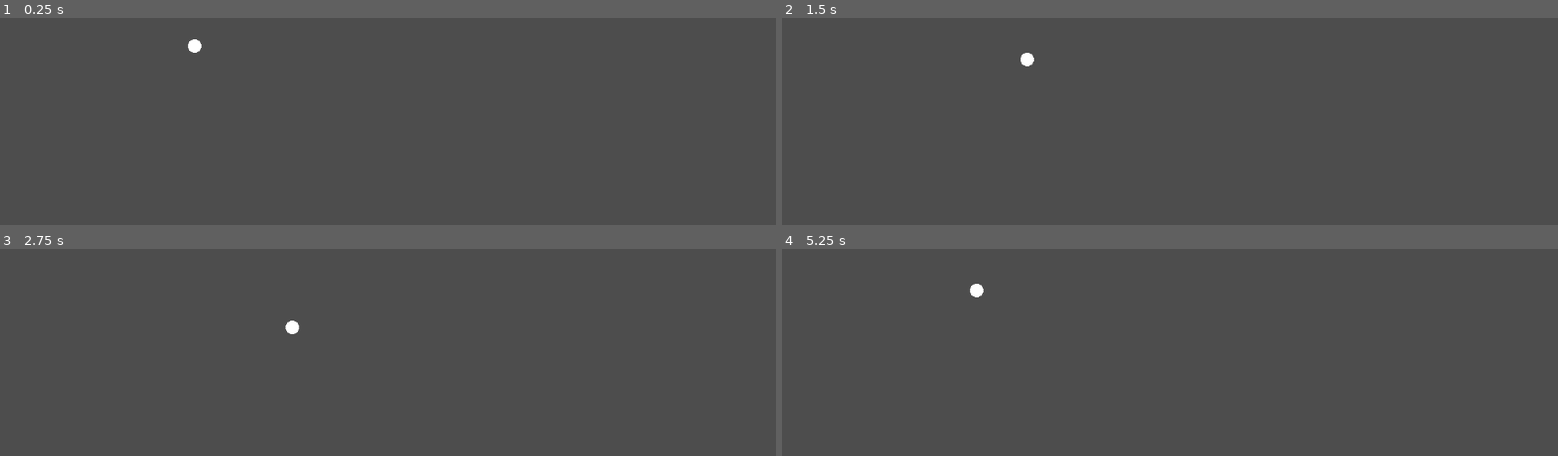
Above: before the commit, frames 1-4 (two rows, left to right).
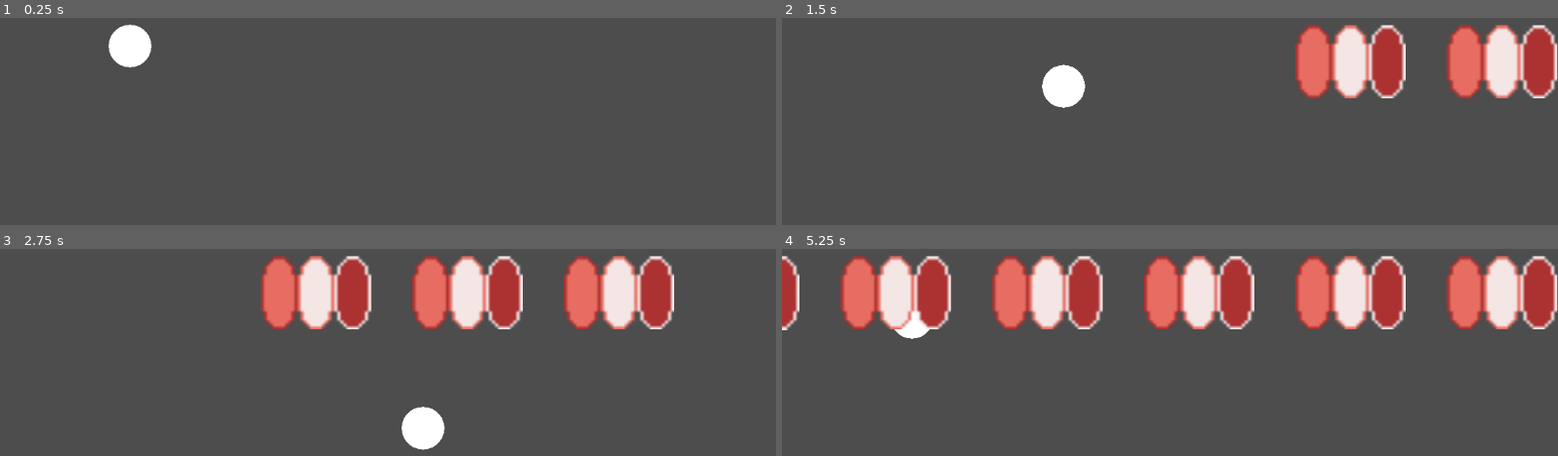
Above: after the commit, the same moments.

Repository: doggycoder456/GMTK-game-jam
Game: Godot game, scene res://Main.tscn
Same seed, same stepped clock (60 frames per second), same inputs: the game is played once before the commit and once after it.
Inputs:
- Up to frame 1 (0.25 s): no input
- Up to frame 2 (1.5 s): tap Enter at 0.5 s; hold Right (ui_right) 0.53-1.28 s; tap Space (space, bound only after the commit) at 0.6, 1.35 s; hold Down (ui_down) from 1.28 s (still down)
- Up to frame 3 (2.75 s): release Down (ui_down) at 2.03 s; hold Right (ui_right) from 2.03 s (still down); tap Space (space, bound only after the commit) at 2.1 s
- Up to frame 4 (5.25 s): release Right (ui_right) at 2.78 s; hold Up (ui_up) 2.78-3.53 s; tap Space (space, bound only after the commit) every 0.75 s from 2.85 to 5.1 s; hold Left (ui_left) 3.53-5.03 s; hold Down (ui_down) from 5.03 s (still down)

The runs differ from the first frame. In frame 1, 1.0% of the frame differs, in the area x 14-26%, y 3-24%; in frame 2, 9.8%; in frame 3, 14%; in frame 4, 23%, in the area x 0-100%, y 3-44%.

Commit message:
Changes to be committed: 	new file:   Art-Assets/Sprite-0001.ase 	new file:   Art-Assets/Sprite-0001.png 	modified:   Source-code/Main.tscn 	modified:   Source-code/Player.tscn 	new file:   Source-code/ProjectileSpawner.gd 	new file:   Source-code/ProjectileSpawner.tscn 	new file:   Source-code/Projectiles.gd 	new file:   Source-code/Projectiles.tscn 	modified:   Source-code/player.gd 	modified:   Source-code/project.godot 	new file:   Source-code/projectile.png 	new file:   Source-code/projectile.png.import 	new file:   projectile.png
Message:
	Added Player Collision, bound-checks, projectiles, and a ProjectileSpawner
	Bug: The signal on_body_entered is not working and always triggers when a projectile is spawned
TODO:
	Find out what's causing the and fix it

Diff:
--- a/Source-code/Main.tscn
+++ b/Source-code/Main.tscn
@@ -1,35 +1,14 @@
-[gd_scene load_steps=4 format=3 uid="uid://cern3rxmbo3tl"]
+[gd_scene load_steps=3 format=3 uid="uid://cern3rxmbo3tl"]
 
 [ext_resource type="PackedScene" uid="uid://c6657rbelalwm" path="res://Player.tscn" id="1_bpmro"]
+[ext_resource type="PackedScene" uid="uid://bqfqqfysdak6h" path="res://ProjectileSpawner.tscn" id="2_tt51p"]
 
-[sub_resource type="RectangleShape2D" id="RectangleShape2D_5mnsn"]
-size = Vector2(120.932, 3.48749)
-
-[sub_resource type="RectangleShape2D" id="RectangleShape2D_edjj8"]
-size = Vector2(78.0145, 3.09)
-
-[node name="Node2D" type="Node2D"]
+[node name="Main" type="Node2D"]
 position = Vector2(1, 0)
 
-[node name="StaticBody2D" type="StaticBody2D" parent="."]
+[node name="Player" parent="." instance=ExtResource("1_bpmro")]
+scale = Vector2(3.17, 3.17)
 
-[node name="CollisionShape2D2" type="CollisionShape2D" parent="StaticBody2D"]
-position = Vector2(59.5341, 74.2563)
-shape = SubResource("RectangleShape2D_5mnsn")
-
-[node name="CollisionShape2D" type="CollisionShape2D" parent="StaticBody2D"]
-position = Vector2(119.965, 36.991)
-rotation = 1.57952
-shape = SubResource("RectangleShape2D_edjj8")
-
-[node name="CollisionShape2D3" type="CollisionShape2D" parent="StaticBody2D"]
-position = Vector2(59.352, 0)
-shape = SubResource("RectangleShape2D_5mnsn")
-
-[node name="CollisionShape2D4" type="CollisionShape2D" parent="StaticBody2D"]
-position = Vector2(0, 37.6)
+[node name="ProjectileSpawner" parent="." instance=ExtResource("2_tt51p")]
+position = Vector2(949, 355)
 rotation = -1.5708
-shape = SubResource("RectangleShape2D_edjj8")
-
-[node name="Player" parent="." instance=ExtResource("1_bpmro")]
-position = Vector2(-58, 29)
--- a/Source-code/Player.tscn
+++ b/Source-code/Player.tscn
@@ -6,14 +6,21 @@
 radius = 10.0
 height = 19.925
 
+[sub_resource type="CircleShape2D" id="CircleShape2D_0en4t"]
+
 [sub_resource type="CircleShape2D" id="CircleShape2D_0dyfo"]
 
 [node name="Player" type="CharacterBody2D"]
+position = Vector2(-1, 0)
+scale = Vector2(3.09, 3.09)
 script = ExtResource("1_8umtx")
 
 [node name="MeshInstance2D" type="MeshInstance2D" parent="."]
 position = Vector2(-4.76837e-07, 2.80142e-06)
 mesh = SubResource("SphereMesh_v58dk")
+
+[node name="CollisionShape2D" type="CollisionShape2D" parent="."]
+shape = SubResource("CircleShape2D_0en4t")
 
 [node name="Hitbox" type="Area2D" parent="."]
 
--- /dev/null
+++ b/Source-code/ProjectileSpawner.gd
@@ -0,0 +1,18 @@
+extends Node2D
+
+@onready var main = get_tree().get_root().get_node("Main")
+@onready var projectile = load("res://Projectiles.tscn")
+
+# Called when the node enters the scene tree for the first time.
+func _ready():
+	pass # Replace with function body.
+
+func _process(delta):
+	if Input.is_action_just_pressed("space"):
+		shoot()
+
+func shoot():
+	var instance = projectile.instantiate()
+	instance.dir = rotation
+	instance.spawnPos = global_position
+	main.add_child.call_deferred(instance)
--- /dev/null
+++ b/Source-code/ProjectileSpawner.tscn
@@ -0,0 +1,6 @@
+[gd_scene load_steps=2 format=3 uid="uid://bqfqqfysdak6h"]
+
+[ext_resource type="Script" path="res://ProjectileSpawner.gd" id="1_kn04o"]
+
+[node name="ProjectileSpawner" type="Node2D"]
+script = ExtResource("1_kn04o")
--- /dev/null
+++ b/Source-code/Projectiles.gd
@@ -0,0 +1,19 @@
+extends CharacterBody2D
+
+@export var projectile_speed = 300
+var dir : float
+var spawnPos: Vector2
+
+func _ready():
+	global_position = spawnPos
+
+func _physics_process(_delta):
+	velocity = Vector2(0, -projectile_speed).rotated(dir)
+	move_and_slide()
+
+
+
+
+
+func _on_area_2d_body_entered(body):
+	print("HIT") # Replace with function body.
--- /dev/null
+++ b/Source-code/Projectiles.tscn
@@ -0,0 +1,30 @@
+[gd_scene load_steps=4 format=3 uid="uid://68qiupwplyvs"]
+
+[ext_resource type="Script" path="res://Projectiles.gd" id="1_ab747"]
+[ext_resource type="Texture2D" uid="uid://81scrf6v6hxf" path="res://projectile.png" id="1_dpfyv"]
+
+[sub_resource type="RectangleShape2D" id="RectangleShape2D_pvb5x"]
+size = Vector2(170, 110.07)
+
+[node name="Projectile" type="CharacterBody2D"]
+position = Vector2(20, 75)
+script = ExtResource("1_ab747")
+
+[node name="ProjectileSprite" type="Sprite2D" parent="."]
+position = Vector2(154, -7.105)
+scale = Vector2(4.55, 4.55)
+texture = ExtResource("1_dpfyv")
+
+[node name="CollisionShape2D" type="CollisionShape2D" parent="."]
+z_index = -1
+position = Vector2(154, -7)
+shape = SubResource("RectangleShape2D_pvb5x")
+
+[node name="Area2D" type="Area2D" parent="."]
+position = Vector2(154, -8)
+
+[node name="CollisionShape2D" type="CollisionShape2D" parent="Area2D"]
+z_index = -1
+shape = SubResource("RectangleShape2D_pvb5x")
+
+[connection signal="body_entered" from="Area2D" to="." method="_on_area_2d_body_entered"]
--- a/Source-code/player.gd
+++ b/Source-code/player.gd
@@ -1,14 +1,14 @@
 extends CharacterBody2D
 
 
-@export var player_speed = 100
+@export var player_speed = 300
 var screensize;
 signal hit;
 
 func _ready():
 	screensize = get_viewport_rect().size
 	if (position.x != screensize.x / 4 && position.y != screensize.y / 2):
-		position.x = screensize.x / 4
+		position.x = screensize.x / 6
 		position.y = (screensize.y / 2)
 
 func _process(delta):
@@ -29,8 +29,8 @@
 		velocity = velocity.normalized() * player_speed
 
 	position += velocity * delta
-	#position = position.clamp(Vector2.ZERO, screensize)
-	print(position)
+	position = position.clamp(Vector2.ZERO, screensize)
+
 
 
 
--- a/Source-code/project.godot
+++ b/Source-code/project.godot
@@ -19,3 +19,11 @@
 
 window/size/resizable=false
 window/stretch/mode="viewport"
+
+[input]
+
+space={
+"deadzone": 0.5,
+"events": [Object(InputEventKey,"resource_local_to_scene":false,"resource_name":"","device":0,"window_id":0,"alt_pressed":false,"shift_pressed":false,"ctrl_pressed":false,"meta_pressed":false,"pressed":false,"keycode":0,"physical_keycode":32,"key_label":0,"unicode":0,"echo":false,"script":null)
+]
+}
Not shown: 1 places in Source-code/Player.tscn that only renumber resources
Binary file added: Source-code/projectile.png
Not shown, added: Source-code/projectile.png.import
Not shown, added: Art-Assets/Sprite-0001.ase
Not shown, added: Art-Assets/Sprite-0001.png
Not shown, added: projectile.png
